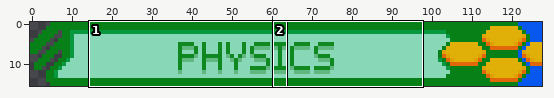
One commit to this pixel-art file: src/textures/title/option.tim/setting_0_name/setting_0_name.tim.aseprite. The picture above shows the old version from afar; the outline marks the close-up.
Close-up. Earlier state:
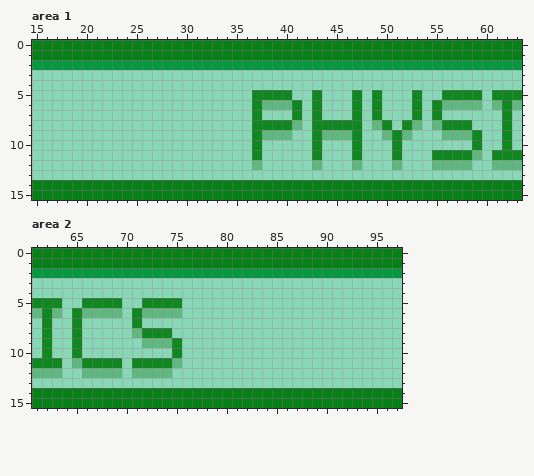
128x16 pixels, 1 frame. Shown: area 1: x 15..63, y 0..15; area 2: x 61..97, y 0..15.
The same view after the edit:
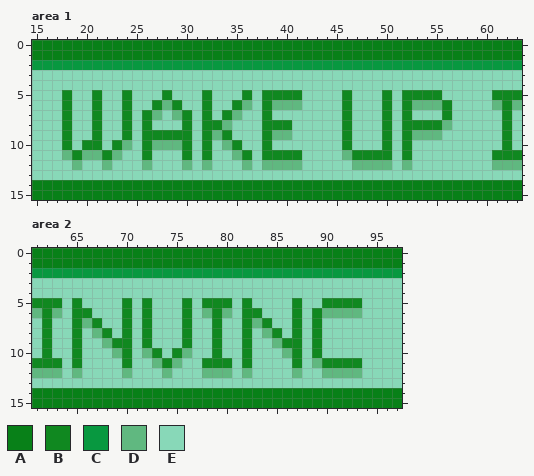
Palette (. is transparent): A #088018  B #108820  C #089840  D #60b880  E #88d8b8
The exact change:
Area 1:
The author changed colour D to colour B in row 6 at x 38 and 56; in row 8 at x 53 and 55; in row 9 at x 38, 46, 50 and 52.
The author changed colour E to colour B in row 5 at x 18, 21, 24, 28, 32, 36, 41, 46, 50, 52 and 54 to 55; in row 6 at x 18, 21, 24, 27, 29, 32, 35, 46, 50 and 52; in row 7 at x 18, 21, 24, 26, 30, 32, 34, 38, 46, 50, 52 and 56; in row 8 at x 18, 21, 24, 26, 30, 32 to 33 and 54; in row 9 at x 18, 21, 24, 26 to 30, 32 and 34; in row 10 at x 18, 20 to 21, 23, 26, 30, 32, 35, 38, 46, 50 and 52.
The author changed colour E to colour B in row 11 at x 19, 22, 26, 30, 32, 36, 38 to 41, 48 to 50 and 52.
The author changed colour B to colour D in row 6 at x 41, 53 and 55; in row 8 at x 56.
The author changed colour E to colour D in row 6 at x 28, 36 and 54; in row 7 at x 27, 29 and 35; in row 8 at x 34; in row 9 at x 33 and 53 to 55; in row 10 at x 24, 27 to 29 and 34; in row 11 at x 18, 20 to 21, 23, 35 and 46.
The author changed colour E to colour D in row 12 at x 19, 22, 26, 30, 32, 36, 38 to 41, 48 to 50 and 52.
The author changed colour B to colour E in row 5 at x 37, 43, 47, 49 and 56 to 59; in row 6 at x 37, 43, 47 and 49; in row 7 at x 37, 41, 43, 47, 49, 53 and 55; in row 8 at x 37, 43 to 45, 47 and 57 to 58; in rows 9 to 10 at x 37, 43, 47, 51 and 59; in row 11 at x 37, 43, 51 and 55 to 58.
The author changed colour D to colour E in row 6 at x 57 to 59; in row 8 at x 41 and 49; in row 9 at x 44 to 45 and 56 to 58; in row 11 at x 59; in row 12 at x 37, 43, 51 and 55 to 58.
Area 2:
The author changed colour D to colour B in row 6 at x 66 and 72; in row 9 at x 72; in row 11 at x 65.
The author changed colour E to colour B in row 5 at x 65, 70, 76, 78 to 80, 82, 87 and 90 to 93; in row 6 at x 70, 76, 79, 82 to 83, 87 and 89; in row 7 at x 67, 70, 72, 76, 79, 82, 84, 87 and 89; in row 8 at x 68, 70, 76, 79, 82, 85, 87 and 89; in row 9 at x 69 to 70, 76, 79, 82, 86 to 87 and 89; in row 10 at x 70, 73, 79, 82, 87 and 89.
The author changed colour E to colour B in row 11 at x 70, 78 to 80, 82, 87 and 90 to 93.
The author changed colour B to colour D in row 11 at x 73.
The author changed colour E to colour D in row 6 at x 78, 80 and 90 to 93; in row 7 at x 66 and 83; in row 8 at x 67 and 84; in row 9 at x 68 and 85; in row 10 at x 69, 72, 76 and 86; in row 11 at x 89.
The author changed colour E to colour D in row 12 at x 65, 70, 78 to 80, 82, 87 and 90 to 93.
The author changed colour B to colour E in row 5 at x 66 to 69 and 73 to 75; in rows 6 to 7 at x 71; in row 8 at x 73 to 74; in row 9 at x 75; in row 11 at x 66 to 69 and 71 to 72.
The author changed colour D to colour E in row 6 at x 67 to 69 and 73 to 75; in row 8 at x 71; in row 9 at x 73 to 74; in row 12 at x 66 to 69 and 71 to 73.
